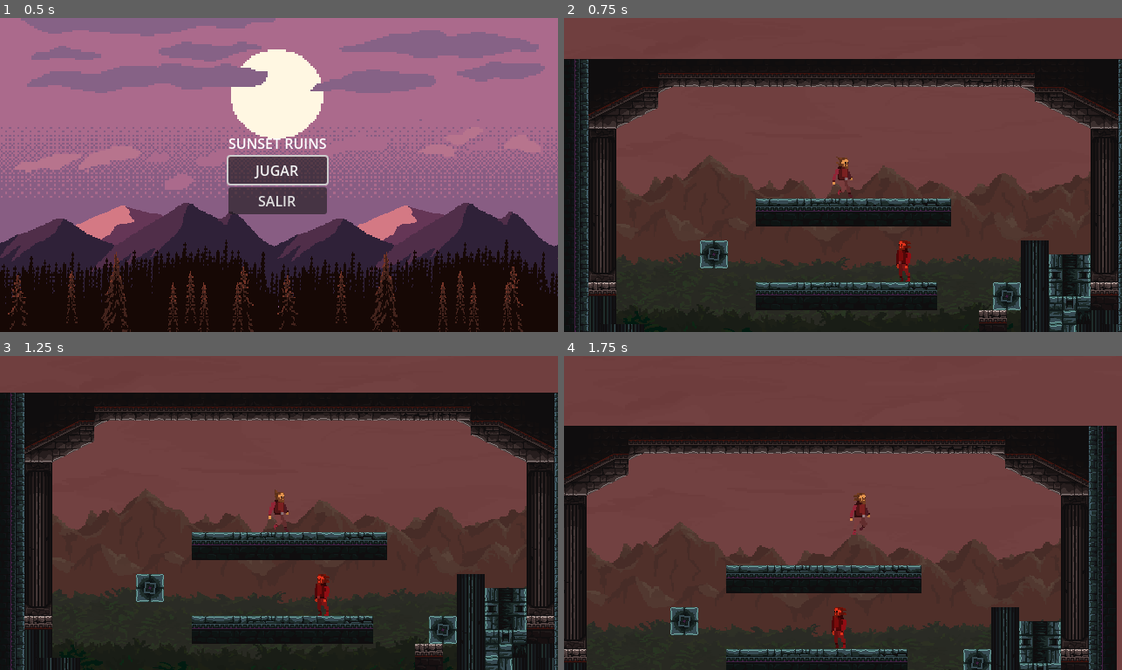
Above: before the commit, frames 1-4 (two rows, left to right).
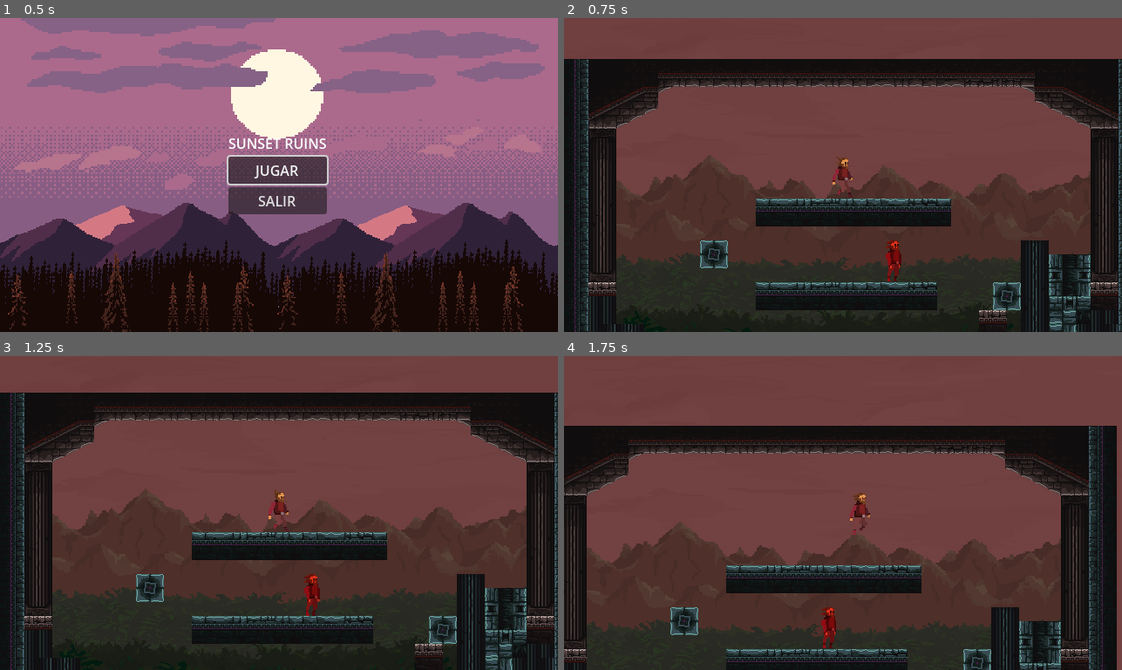
Above: after the commit, the same moments.

Repository: lunhect/Godot
Game: Godot game, scene res://escenas/escenario_uno.tscn
Same seed, same stepped clock (60 frames per second), same inputs: the game is played once before the commit and once after it.
Inputs:
- Up to frame 1 (0.5 s): no input
- Up to frame 2 (0.75 s): click "JUGAR" at 0.5 s
- Up to frame 3 (1.25 s): no input
- Up to frame 4 (1.75 s): tap Enter (ui_accept) at 1.25 s; hold D (right) from 1.28 s (still down); tap Backspace (jump) at 1.52 s

Frame 1 is identical in both runs. In frame 2, 0.5% of the frame differs, in the area x 57-63%, y 70-84%; in frame 3, 0.5%, in the area x 54-60%, y 69-83%; in frame 4, 0.5%.

Commit message:
Simplificar script del enemigo

Diff:
--- a/escenas/enemigo.tscn
+++ b/escenas/enemigo.tscn
@@ -32,3 +32,5 @@
 
 [node name="CollisionShape2D" type="CollisionShape2D" parent="Hitbox"]
 shape = SubResource("RectangleShape2D_hitbox")
+
+[connection signal="body_entered" from="Hitbox" to="." method="_on_hitbox_body_entered"]
--- a/scripts/enemigo.gd
+++ b/scripts/enemigo.gd
@@ -1,33 +1,20 @@
 extends CharacterBody2D
 
 const SPEED = 40.0
-
 var dir := -1.0
-
-@onready var sprite: Sprite2D = $Sprite2D
-@onready var suelo: RayCast2D = $RayCast2D
-
-
-func _ready() -> void:
-	$Hitbox.body_entered.connect(_on_hitbox_body_entered)
 
 
 func _physics_process(delta: float) -> void:
-	if not is_on_floor():
-		velocity += get_gravity() * delta
-	velocity.x = dir * SPEED
+	velocity = Vector2(dir * SPEED, velocity.y + get_gravity().y * delta)
 	move_and_slide()
-
-	# Da la vuelta al chocar con una pared o al llegar al borde de la plataforma
-	if is_on_wall() or (is_on_floor() and not suelo.is_colliding()):
+	# Da la vuelta en una pared o en el borde de la plataforma
+	if is_on_wall() or (is_on_floor() and not $RayCast2D.is_colliding()):
 		dir = -dir
-	sprite.flip_h = dir < 0
-	suelo.position.x = 14 * dir
+		$RayCast2D.position.x = 14 * dir
+		$Sprite2D.flip_h = dir < 0
 
 
-func _on_hitbox_body_entered(body: Node) -> void:
-	if not body.has_method("die"):
-		return
+func _on_hitbox_body_entered(body: Node2D) -> void:
 	if body.velocity.y > 0 and body.global_position.y < global_position.y - 14:
 		Sonido.play("golpe")  # el jugador le salta encima
 		body.rebotar()
